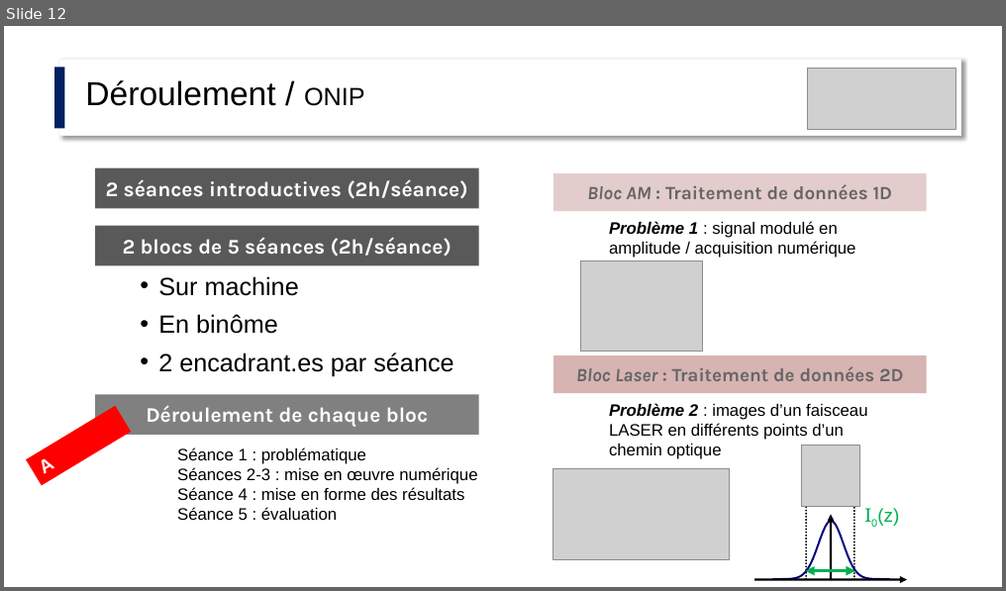
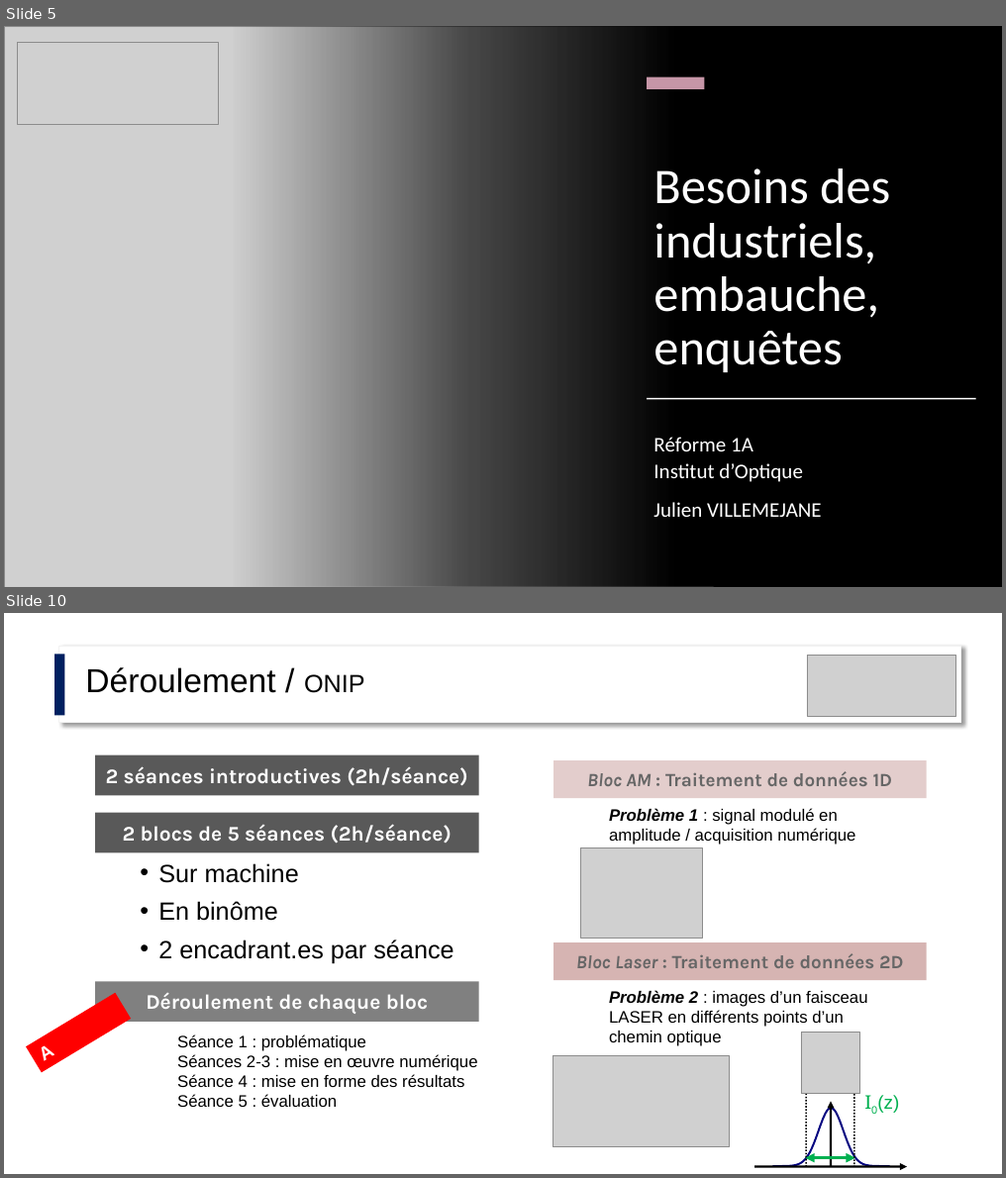
Before and after one commit to jvillemejane/jvillemejane, a slide deck: Presentations/2024_COPERF_Informatique.pptx. Shown one above the other, each under a label of ours: slide 12 before the commit, slides 5 and 10 after it; the slides between them are not shown. The pictures are 1006x591 and 1006x1178 pixels, drawn with LibreOffice and Linux fonts; fonts in the diff are those of the drawing; grey boxes stand for pictures. Boxes give left, top, right and bottom in pixels: in the first picture for what was removed or moved away, otherwise in the second. Text is boxed around its words. In the diff, an @@ line names an element or a change of style, - is before the commit and + after.

```diff
--- a/Presentations/2024_COPERF_Informatique.pptx
+++ b/Presentations/2024_COPERF_Informatique.pptx
@@ slide 5 added at box(4, 26, 1002, 587), background #000000 @@
@@ rectangle added at box(4, 26, 1002, 587), fill #000000 @@
@@ picture added at box(4, 26, 714, 587) @@
@@ picture added at box(18, 42, 218, 124) @@
@@ rectangle added at box(233, 26, 1002, 587), fill gradient #000000 @@
@@ rectangle added at box(647, 77, 704, 89), fill #C696A7 @@
@@ title added at box(653, 169, 890, 372), 48 pt, text #FFFFFF @@
+Besoins des industriels, embauche, enquêtes
@@ rectangle added at box(648, 398, 976, 399), fill #FFFFFF @@
@@ subtitle added at box(653, 437, 822, 517), 20 pt, text #FFFFFF @@
+Réforme 1A
+Institut d’Optique
+Julien VILLEMEJANE
@@ what was slide 12 is now slide 10 @@
```
Also in this commit, not shown: 5 slides changed, 5 other slides added, 11 slides removed.
